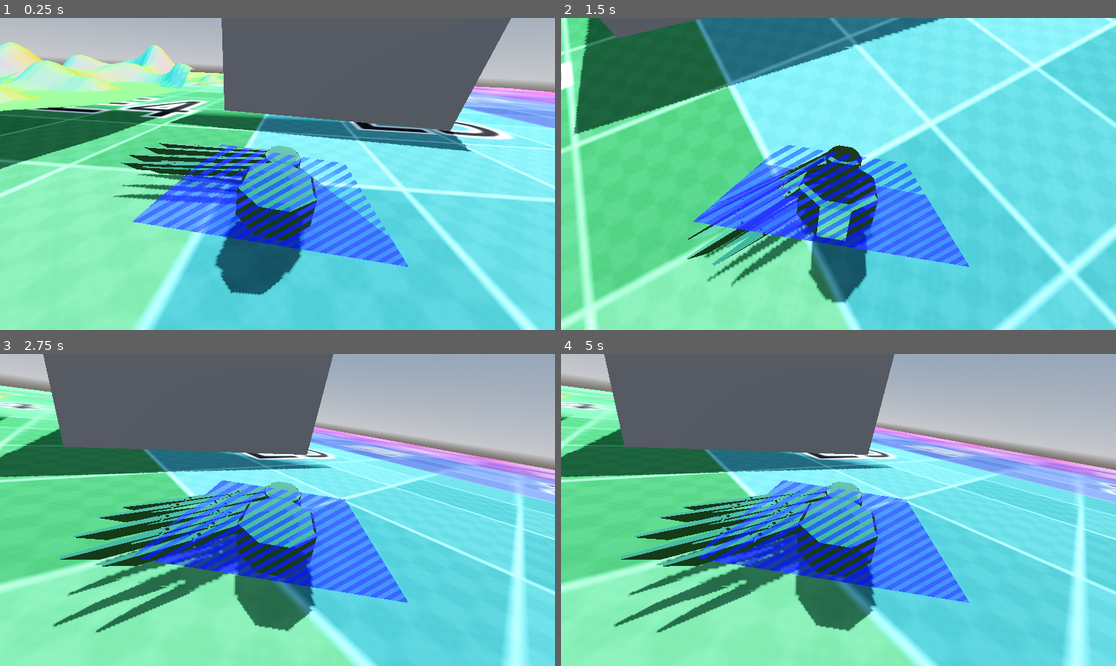
Above: before the commit, frames 1-4 (two rows, left to right).
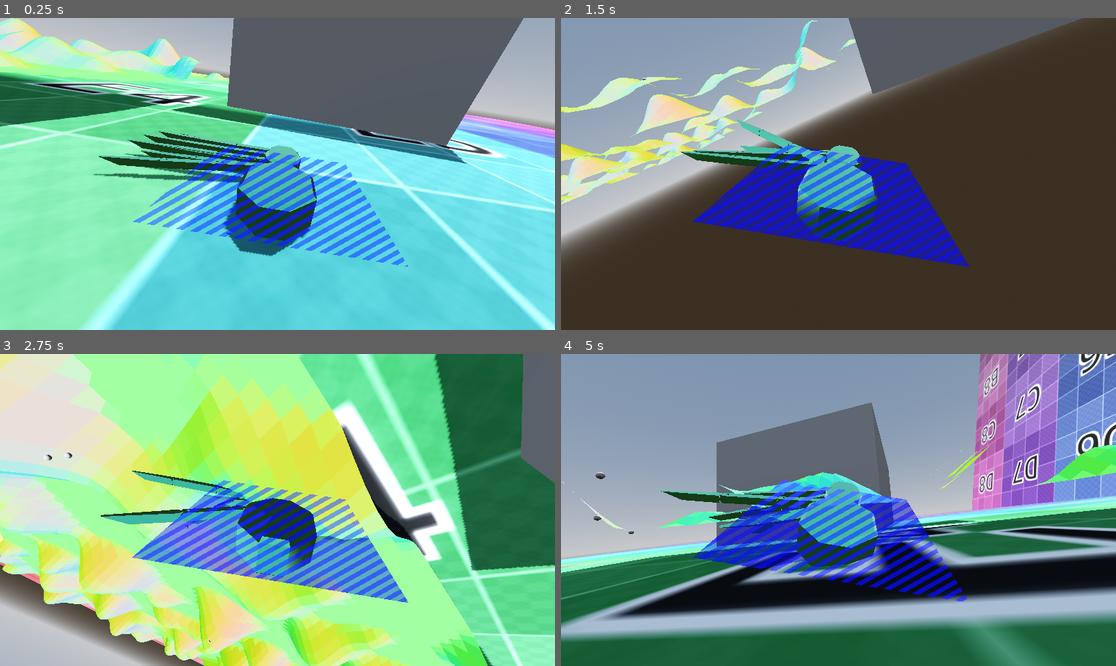
Above: after the commit, the same moments.

Repository: TeamName-FIOLTR/godotTrainJam
Game: Godot game, scene res://scenes/testTerrain/terrain.tscn
Two runs of this game, one before a commit and one after it. Both use one fixed random seed, a clock stepped at 60 frames per second and the inputs below.
Inputs:
- Up to frame 1 (0.25 s): no input
- Up to frame 2 (1.5 s): no input
- Up to frame 3 (2.75 s): no input
- Up to frame 4 (5 s): no input

The runs differ from the first frame. In frame 1, 34% of the frame differs, in the area x 0-100%, y 0-100%; in frame 2, 99%; in frame 3, 98%; in frame 4, 92%.

Commit message:
added distance normalization

Diff:
--- a/scenes/spidorIK/ikSpider.gd
+++ b/scenes/spidorIK/ikSpider.gd
@@ -24,6 +24,7 @@
 @export var rotation_speed : float = 1
 
 @export var basis_lerp_speed : float = 10
+@export var target_plane_distance : float = 1.2
 
 var average_normal : Vector3 = Vector3.UP
 
@@ -79,6 +80,24 @@
 	#global_transform.basis.z = k
 
 	pass
+
+#returns the average distance to planes created from the leg points
+func get_average_distance_to_plane()->float:
+	var llp = left_leg_positions
+	var rlp = right_leg_positions
+
+	var average_distance : float = 0
+
+	average_distance += Plane(llp[0],rlp[0],llp[3]).distance_to(global_position)
+	average_distance += Plane(llp[0],rlp[1],llp[3]).distance_to(global_position)
+	average_distance += Plane(llp[0],rlp[2],llp[3]).distance_to(global_position)
+	average_distance += Plane(llp[0],rlp[3],llp[3]).distance_to(global_position)
+	average_distance += Plane(rlp[3],llp[0],rlp[0]).distance_to(global_position)
+	average_distance += Plane(rlp[3],llp[1],rlp[0]).distance_to(global_position)
+	average_distance += Plane(rlp[3],llp[2],rlp[0]).distance_to(global_position)
+	average_distance += Plane(rlp[3],llp[3],rlp[0]).distance_to(global_position)
+
+	return average_distance / 8
 
 func get_normal_of_points(first : Vector3, second : Vector3, third : Vector3):
 	return (first-second).cross(third-second).normalized()
@@ -148,6 +167,10 @@
 		add_ik(i,"R")
 var velocity : Vector3
 func _physics_process(delta):
+	var dist = get_average_distance_to_plane()
+	print(dist)
+	global_transform.origin += global_transform.basis * Vector3.UP * (target_plane_distance - dist) * delta * 5
+
 	global_transform.basis = lerp(global_transform.basis,target_basis,delta*basis_lerp_speed)
 	velocity = prev_position - global_position
 	prev_position = global_position
--- a/scenes/spidorIK/spidorIK.gd
+++ b/scenes/spidorIK/spidorIK.gd
@@ -46,9 +46,7 @@
 	return false
 
 func update_position()->void:
-	if not update_position_given_ray(raycast):
-		print("using ledge raycast")
-		if update_position_given_ray(ledge_raycast): print("leg hit!")
+	if not update_position_given_ray(raycast): update_position_given_ray(ledge_raycast)
 
 # Called when the node enters the scene tree for the first time.
 func _ready():
